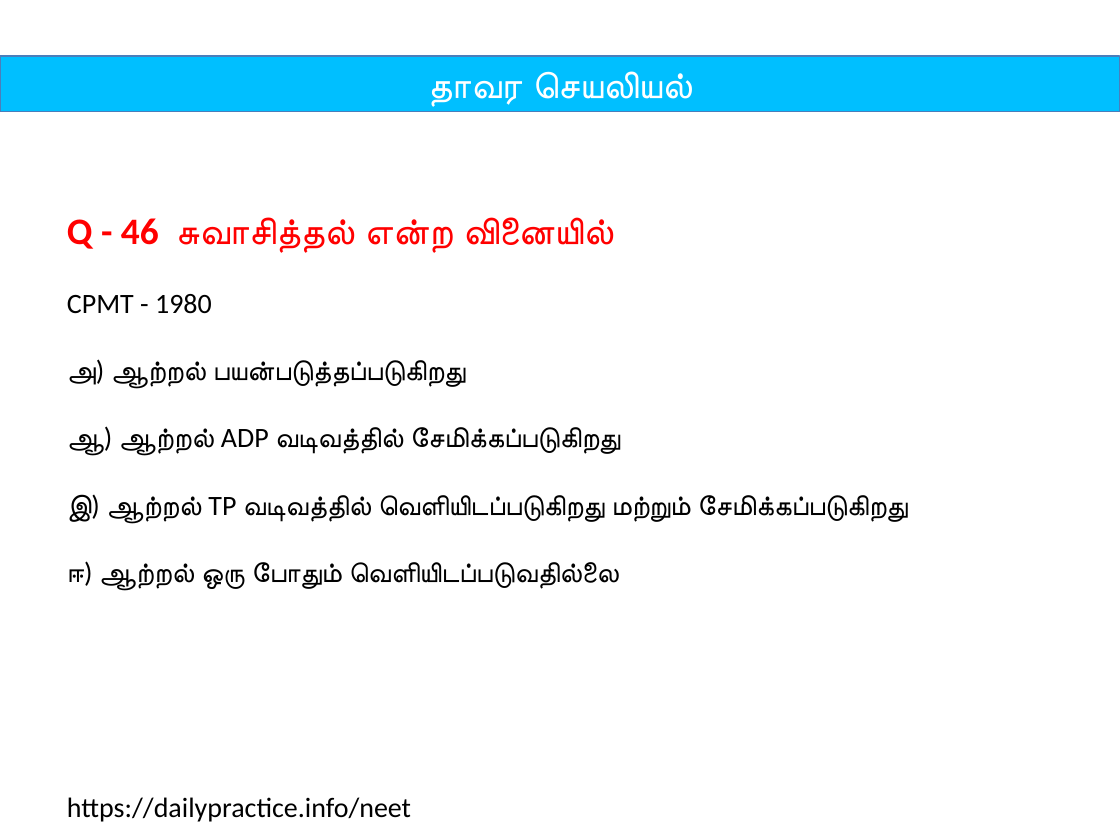
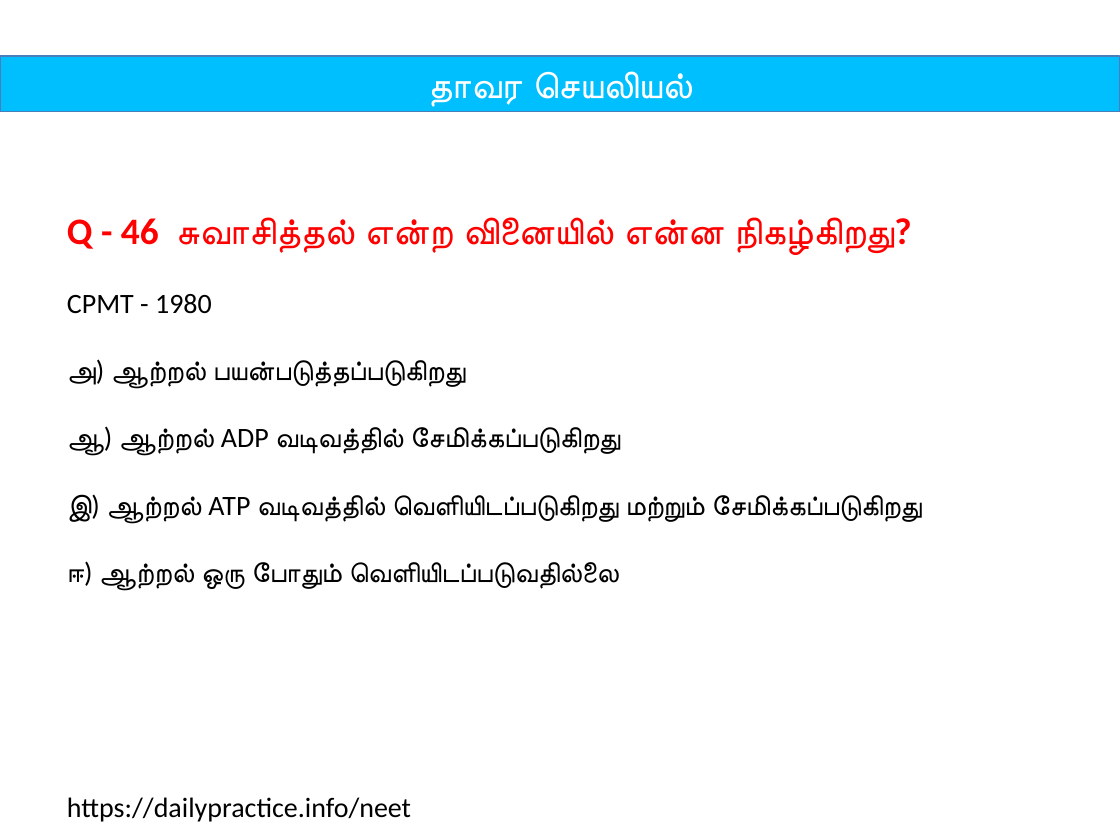
Before and after one commit to tvmani/tvmani.github.io, a slide deck: slide 92 of tamil_biology/unit_05_plant_physiology.pptx. Drawn at 1120x840 pixels with LibreOffice and Linux fonts; fonts in the diff are those of the drawing. Boxes give left, top, right and bottom in pixels: in the first picture for what was removed or moved away, otherwise in the second. Text is boxed around its words. In the diff, an @@ line names an element or a change of style, - is before the commit and + after.

```diff
--- a/tamil_biology/unit_05_plant_physiology.pptx
+++ b/tamil_biology/unit_05_plant_physiology.pptx
@@ text at (x1=67, y1=217, x2=912, y2=255): text changed @@
-Q - 46 சுவாசித்தல் என்ற வினையில்
+Q - 46 சுவாசித்தல் என்ற வினையில் என்ன நிகழ்கிறது?
@@ text at (x1=67, y1=494, x2=922, y2=523): text changed @@
-இ) ஆற்றல் TP வடிவத்தில் வெளியிடப்படுகிறது மற்றும் சேமிக்கப்படுகிறது
+இ) ஆற்றல் ATP வடிவத்தில் வெளியிடப்படுகிறது மற்றும் சேமிக்கப்படுகிறது
```
Also in this commit, not shown: 39 other slides changed, 2 other files.
